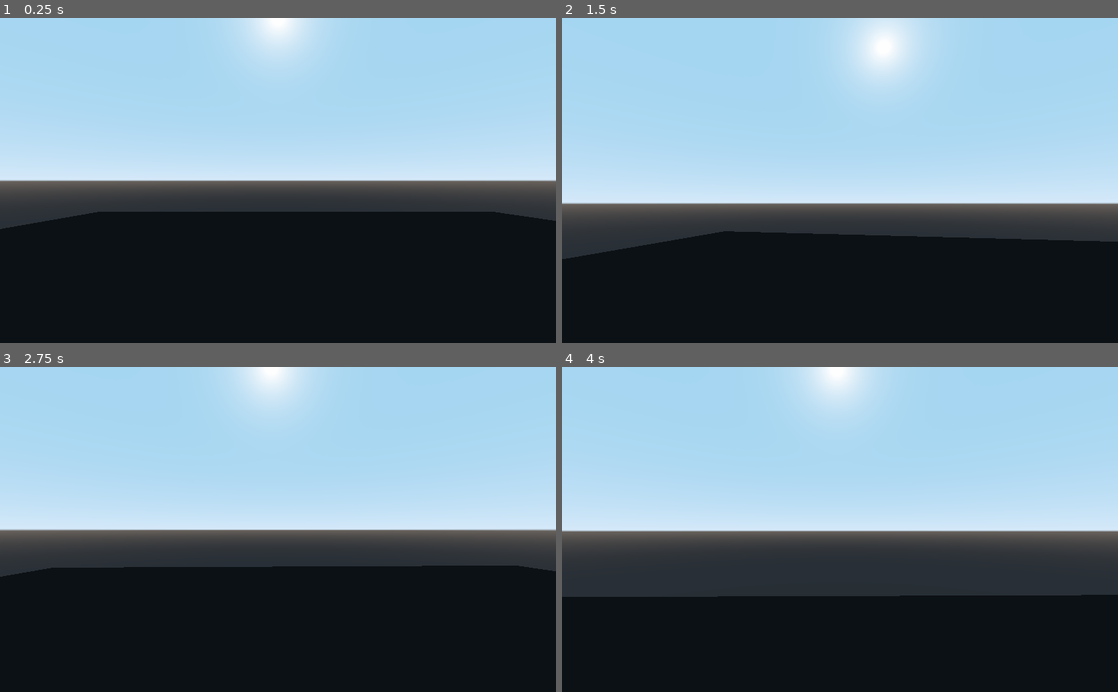
Above: before the commit, frames 1-4 (two rows, left to right).
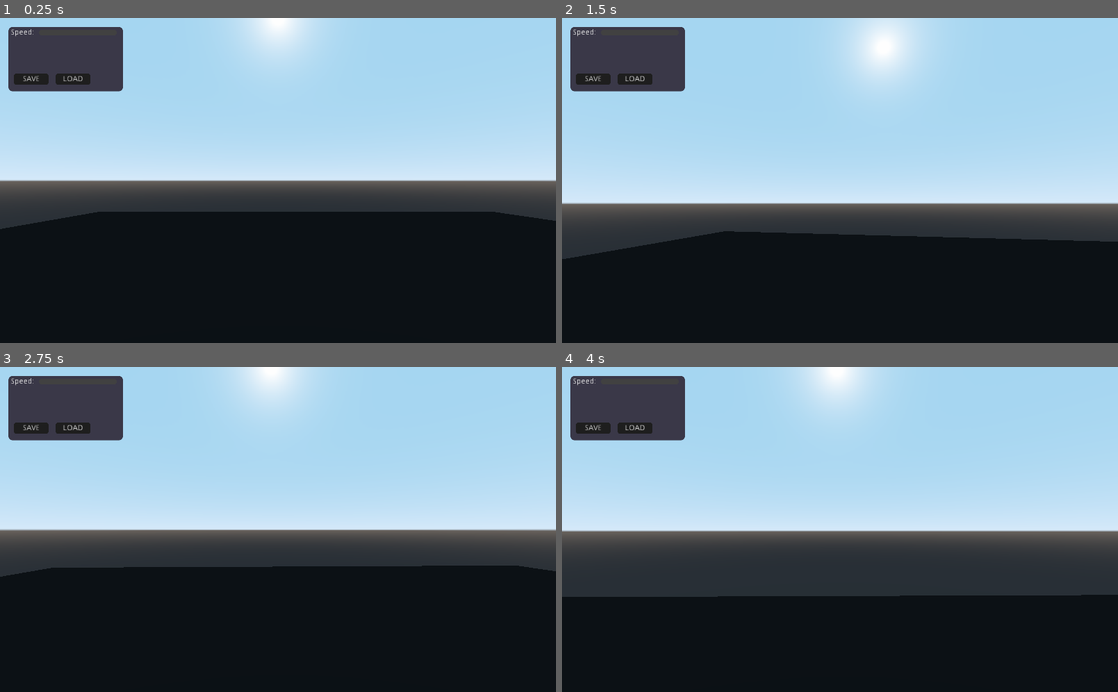
Above: after the commit, the same moments.

Repository: nexor310/game_base
Game: Godot game, scene res://src/scenes/Debug_Level.tscn
Same seed, same stepped clock (60 frames per second), same inputs: the game is played once before the commit and once after it.
Inputs (mouse positions are in pixels of both pictures, inside the frame that each line leads up to):
- Up to frame 1 (0.25 s): no input
- Up to frame 2 (1.5 s): click (595, 79) at 0.5 s, where only the run after the commit has a clickable "SAVE"; click (634, 79) at 1.25 s, where only the run after the commit has a clickable "LOAD"
- Up to frame 3 (2.75 s): move the mouse to (305, 529) at 2.02 s; hold W (moveForward) from 2.03 s (still down)
- Up to frame 4 (4 s): keep holding W (moveForward); move the mouse to (812, 529) at 2.77 s; move the mouse to (851, 523) at 3.52 s

The runs differ from the first frame. In frame 1, 4.1% of the frame differs, in the area x 1-23%, y 2-23%; in frame 2, 4.1%; in frame 3, 4.1%; in frame 4, 4.1%.

Commit message:
Finished saving/loading

Diff:
--- a/project.godot
+++ b/project.godot
@@ -7,6 +7,16 @@
 ;   param=value ; assign values to parameters
 
 config_version=4
+
+_global_script_classes=[ {
+"base": "Resource",
+"class": "SaveGame",
+"language": "GDScript",
+"path": "res://src/SaveGame.gd"
+} ]
+_global_script_class_icons={
+"SaveGame": ""
+}
 
 [application]
 
@@ -50,6 +60,16 @@
 "events": [ Object(InputEventKey,"resource_local_to_scene":false,"resource_name":"","device":0,"alt":false,"shift":false,"control":false,"meta":false,"command":false,"pressed":false,"scancode":69,"physical_scancode":0,"unicode":0,"echo":false,"script":null)
  ]
 }
+save={
+"deadzone": 0.5,
+"events": [ Object(InputEventKey,"resource_local_to_scene":false,"resource_name":"","device":0,"alt":false,"shift":false,"control":false,"meta":false,"command":false,"pressed":false,"scancode":81,"physical_scancode":0,"unicode":0,"echo":false,"script":null)
+ ]
+}
+load={
+"deadzone": 0.5,
+"events": [ Object(InputEventKey,"resource_local_to_scene":false,"resource_name":"","device":0,"alt":false,"shift":false,"control":false,"meta":false,"command":false,"pressed":false,"scancode":70,"physical_scancode":0,"unicode":0,"echo":false,"script":null)
+ ]
+}
 
 [physics]
 
--- a/src/Player.gd
+++ b/src/Player.gd
@@ -3,6 +3,7 @@
 ##############################################
 # Normal vars
 ##############################################
+var fullContact = false # :
 var mouseSensitivity = 0.03 # : Self-explanitory | MOUSE-RELATED
 var playerSpeed = 10 # : The speed at which the player will move | HORIZONTAL
 var direction = Vector3() # : The direction in which the player is moving | VECTOR3
@@ -12,15 +13,40 @@
 var gravity = 20 # : The gravity of the world | INTEGER
 var jumpHeight = 10 # : The height of the jump | INTEGER
 var gravityVec = Vector3() # : The gravity in a vector | VECTOR3
+var visibleMouse = false
 onready var playerHead = $Head_Player # : A reference to the Head_Player object | OBJECT
+onready var isGrounded = $IsGrounded # : A reference to the IsGrounded object | OBJECT
+
+
+var _save: SaveGame
 
 
 # Called when the node enters the scene tree for the first time.
 func _ready():
 	Input.mouse_mode = Input.MOUSE_MODE_CAPTURED
+	createLoadSave()
+
+
+
+
 
 # Every physics frame
 func _physics_process(delta):
+
+	if Input.is_action_just_pressed("ui_cancel"):
+		Input.mouse_mode = Input.MOUSE_MODE_VISIBLE
+	if Input.is_action_just_pressed("ui_cancel") and visibleMouse == true:
+		Input.mouse_mode = Input.MOUSE_MODE_CAPTURED
+		visibleMouse = false
+
+
+	if Input.is_action_just_pressed("save"):
+		_save.speed = playerSpeed
+		_save.save()
+	elif Input.is_action_just_pressed("load"):
+		SaveGame.load()
+
+
 	_movement(delta)
 
 
@@ -32,17 +58,38 @@
 		playerHead.rotation.x = clamp(playerHead.rotation.x, deg2rad(-89), deg2rad(89)) # stops you doing a 360 vertically
 
 
+func createLoadSave() -> void:
+	if SaveGame.saveExists():
+		_save = SaveGame.load() as SaveGame
+		playerSpeed = _save.speed
+		_updateSpeedBar(playerSpeed)
+	else:
+		_save = SaveGame.new()
+		_save.speed = playerSpeed
+		_save.saveGame()
+
+	playerSpeed = _save.speed
+
+
+
 func _movement(d) -> void:
 	direction = Vector3()
+
+	if isGrounded.is_colliding():
+		fullContact = true
+	else:
+		fullContact = false
 
 
 	# Jump stuff
 	if not is_on_floor():
 		gravityVec += Vector3.DOWN * gravity * d
+	elif is_on_floor() and fullContact:
+		gravityVec = -get_floor_normal() * gravity
 	else:
-		gravityVec = -get_floor_normal() * gravity
+		gravityVec = -get_floor_normal()
 
-	if Input.is_action_just_pressed("moveJump"):
+	if Input.is_action_just_pressed("moveJump") and (is_on_floor() or isGrounded.is_colliding()):
 		gravityVec = Vector3.UP * jumpHeight
 
 
@@ -64,3 +111,20 @@
 	movement.x = horizVelocity.x + gravityVec.x
 	movement.y = gravityVec.y
 	move_and_slide(movement, Vector3.UP)
+
+
+func _on_SaveButton_pressed():
+	print("saved game")
+	_save.speed = playerSpeed
+	_save.saveGame()
+
+
+func _on_LoadButton_pressed():
+	print("loaded game")
+	_save = SaveGame.load() as SaveGame
+	playerSpeed = _save.speed
+	_updateSpeedBar(playerSpeed)
+
+
+func _updateSpeedBar(speed: int) -> void:
+	$StatsEdit/SpeedSlider.value = speed
--- /dev/null
+++ b/src/SaveGame.gd
@@ -0,0 +1,17 @@
+class_name SaveGame
+extends Resource
+
+
+const SAVE_PATH = "user://save.tres"
+
+export var speed: int
+
+
+func saveGame() -> void:
+	ResourceSaver.save(SAVE_PATH, self)
+
+static func saveExists() -> bool:
+	return ResourceLoader.exists(SAVE_PATH)
+
+static func load() -> Resource:
+	return ResourceLoader.load(SAVE_PATH, "", true)
--- /dev/null
+++ b/src/SaveLoad.gd
@@ -0,0 +1,11 @@
+extends Spatial
+
+
+# Declare member variables here. Examples:
+# var a = 2
+# var b = "text"
+
+
+# Called when the node enters the scene tree for the first time.
+func _ready():
+	pass # Replace with function body.
--- /dev/null
+++ b/src/StatsEdit.gd
@@ -0,0 +1,17 @@
+extends Panel
+
+
+onready var playerSpeed = get_parent().playerSpeed
+onready var newSpeed = $SpeedSlider
+
+
+# Called when the node enters the scene tree for the first time.
+func _ready():
+	print(playerSpeed)
+
+func _input(event):
+	pass
+
+# Called every frame. 'delta' is the elapsed time since the previous frame.
+func _process(delta):
+	get_parent().playerSpeed = newSpeed.value
--- /dev/null
+++ b/src/resources/SaveGame.tres
@@ -0,0 +1,7 @@
+[gd_resource type="Resource" load_steps=2 format=2]
+
+[ext_resource path="res://src/SaveGame.gd" type="Script" id=1]
+
+[resource]
+script = ExtResource( 1 )
+speed = 0
--- a/src/scenes/Player.tscn
+++ b/src/scenes/Player.tscn
@@ -1,6 +1,8 @@
-[gd_scene load_steps=5 format=2]
+[gd_scene load_steps=21 format=2]
 
 [ext_resource path="res://src/Player.gd" type="Script" id=1]
+[ext_resource path="res://src/SaveLoad.gd" type="Script" id=2]
+[ext_resource path="res://src/StatsEdit.gd" type="Script" id=3]
 
 [sub_resource type="CapsuleMesh" id=1]
 mid_height = 3.0
@@ -9,6 +11,96 @@
 height = 3.0
 
 [sub_resource type="CylinderShape" id=3]
+
+[sub_resource type="StyleBoxFlat" id=13]
+bg_color = Color( 0.0666667, 0.0666667, 0.0666667, 1 )
+corner_radius_top_left = 4
+corner_radius_top_right = 4
+corner_radius_bottom_right = 4
+corner_radius_bottom_left = 4
+
+[sub_resource type="StyleBoxFlat" id=14]
+bg_color = Color( 0.121569, 0.121569, 0.121569, 1 )
+corner_radius_top_left = 4
+corner_radius_top_right = 4
+corner_radius_bottom_right = 4
+corner_radius_bottom_left = 4
+
+[sub_resource type="StyleBoxFlat" id=15]
+bg_color = Color( 0.121569, 0.121569, 0.121569, 1 )
+corner_radius_top_left = 4
+corner_radius_top_right = 4
+corner_radius_bottom_right = 4
+corner_radius_bottom_left = 4
+
+[sub_resource type="StyleBoxFlat" id=16]
+bg_color = Color( 0.121569, 0.121569, 0.121569, 1 )
+corner_radius_top_left = 4
+corner_radius_top_right = 4
+corner_radius_bottom_right = 4
+corner_radius_bottom_left = 4
+
+[sub_resource type="StyleBoxFlat" id=17]
+bg_color = Color( 0.121569, 0.121569, 0.121569, 1 )
+corner_radius_top_left = 4
+corner_radius_top_right = 4
+corner_radius_bottom_right = 4
+corner_radius_bottom_left = 4
+
+[sub_resource type="ImageTexture" id=5]
+
+[sub_resource type="ImageTexture" id=6]
+
+[sub_resource type="ImageTexture" id=7]
+
+[sub_resource type="ImageTexture" id=8]
+
+[sub_resource type="StyleBoxFlat" id=9]
+bg_color = Color( 0.443137, 0.462745, 0.768627, 1 )
+corner_radius_top_left = 100
+corner_radius_top_right = 100
+corner_radius_bottom_right = 100
+corner_radius_bottom_left = 100
+
+[sub_resource type="StyleBoxFlat" id=10]
+bg_color = Color( 0.443137, 0.462745, 0.768627, 1 )
+corner_radius_top_left = 100
+corner_radius_top_right = 100
+corner_radius_bottom_right = 100
+corner_radius_bottom_left = 100
+
+[sub_resource type="StyleBoxFlat" id=11]
+bg_color = Color( 0.258824, 0.258824, 0.258824, 1 )
+border_width_left = 5
+border_width_top = 5
+border_width_right = 5
+border_width_bottom = 5
+border_color = Color( 0.258824, 0.258824, 0.258824, 1 )
+corner_radius_top_left = 100
+corner_radius_top_right = 100
+corner_radius_bottom_right = 100
+corner_radius_bottom_left = 100
+
+[sub_resource type="Theme" id=12]
+Button/styles/disabled = SubResource( 13 )
+Button/styles/focus = SubResource( 14 )
+Button/styles/hover = SubResource( 15 )
+Button/styles/normal = SubResource( 16 )
+Button/styles/pressed = SubResource( 17 )
+HSlider/icons/grabber = SubResource( 5 )
+HSlider/icons/grabber_disabled = SubResource( 6 )
+HSlider/icons/grabber_highlight = SubResource( 7 )
+HSlider/icons/tick = SubResource( 8 )
+HSlider/styles/grabber_area = SubResource( 9 )
+HSlider/styles/grabber_area_highlight = SubResource( 10 )
+HSlider/styles/slider = SubResource( 11 )
+
+[sub_resource type="StyleBoxFlat" id=4]
+bg_color = Color( 0.231373, 0.223529, 0.286275, 1 )
+corner_radius_top_left = 7
+corner_radius_top_right = 7
+corner_radius_bottom_right = 7
+corner_radius_bottom_left = 7
 
 [node name="Player" type="KinematicBody"]
 script = ExtResource( 1 )
@@ -29,3 +121,59 @@
 transform = Transform( 1, 0, 0, 0, 1, 0, 0, 0, 1, 0, 2.00539, 0 )
 
 [node name="Camera_Player" type="Camera" parent="Head_Player"]
+
+[node name="IsGrounded" type="RayCast" parent="."]
+transform = Transform( 1, 0, 0, 0, 1, 0, 0, 0, 1, 0, -2, 0 )
+enabled = true
+cast_to = Vector3( 0, -1.5, 0 )
+
+[node name="SaveLoad" type="Spatial" parent="."]
+script = ExtResource( 2 )
+
+[node name="StatsEdit" type="Panel" parent="."]
+anchor_left = 0.016
+anchor_top = 0.028
+anchor_right = 0.016
+anchor_bottom = 0.028
+margin_left = -0.384001
+margin_top = 0.199999
+margin_right = 209.616
+margin_bottom = 118.2
+theme = SubResource( 12 )
+custom_styles/panel = SubResource( 4 )
+script = ExtResource( 3 )
+
+[node name="SpeedSlider" type="HSlider" parent="StatsEdit"]
+margin_left = 56.0
+margin_top = 2.0
+margin_right = 199.0
+margin_bottom = 18.0
+size_flags_vertical = 3
+min_value = 10.0
+value = 10.0
+
+[node name="SpeedLabel" type="Label" parent="StatsEdit"]
+margin_left = 4.0
+margin_top = 3.0
+margin_right = 43.0
+margin_bottom = 18.0
+text = "Speed:"
+
+[node name="SaveButton" type="Button" parent="StatsEdit"]
+margin_left = 10.0
+margin_top = 86.0
+margin_right = 73.0
+margin_bottom = 106.0
+action_mode = 0
+text = "SAVE"
+
+[node name="LoadButton" type="Button" parent="StatsEdit"]
+margin_left = 87.0
+margin_top = 86.0
+margin_right = 150.0
+margin_bottom = 106.0
+action_mode = 0
+text = "LOAD"
+
+[connection signal="pressed" from="StatsEdit/SaveButton" to="." method="_on_SaveButton_pressed"]
+[connection signal="pressed" from="StatsEdit/LoadButton" to="." method="_on_LoadButton_pressed"]
Binary file added: src/graphics/textures/slider.png
Not shown, added: src/graphics/textures/slider.png.import
